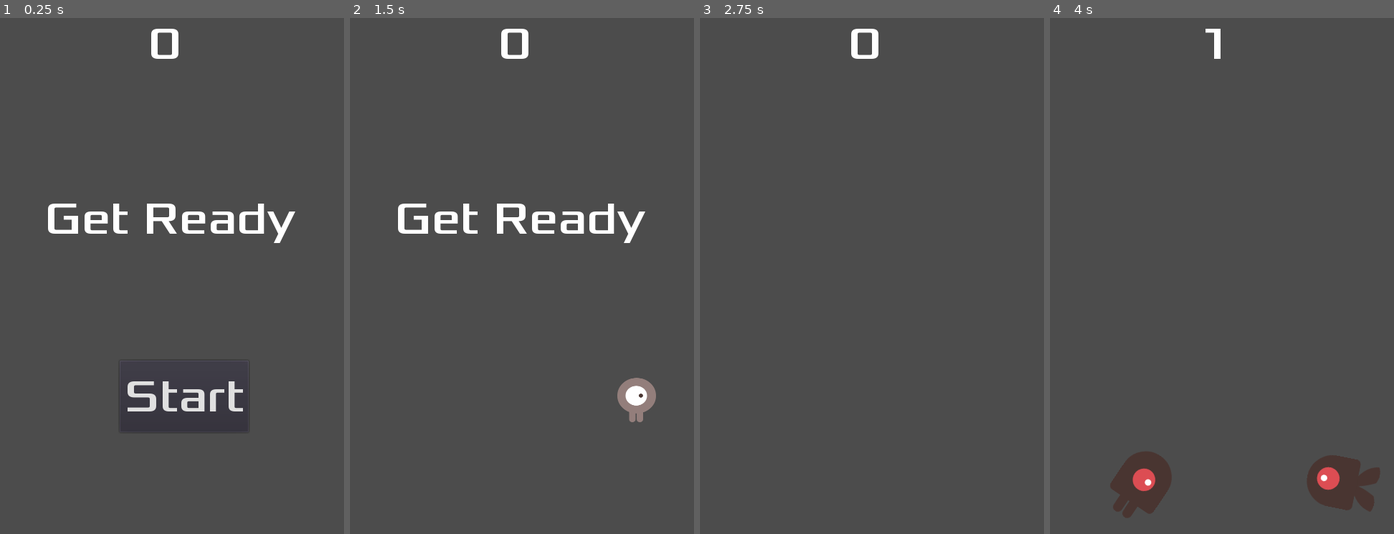
Above: before the commit, frames 1-4 (left to right).
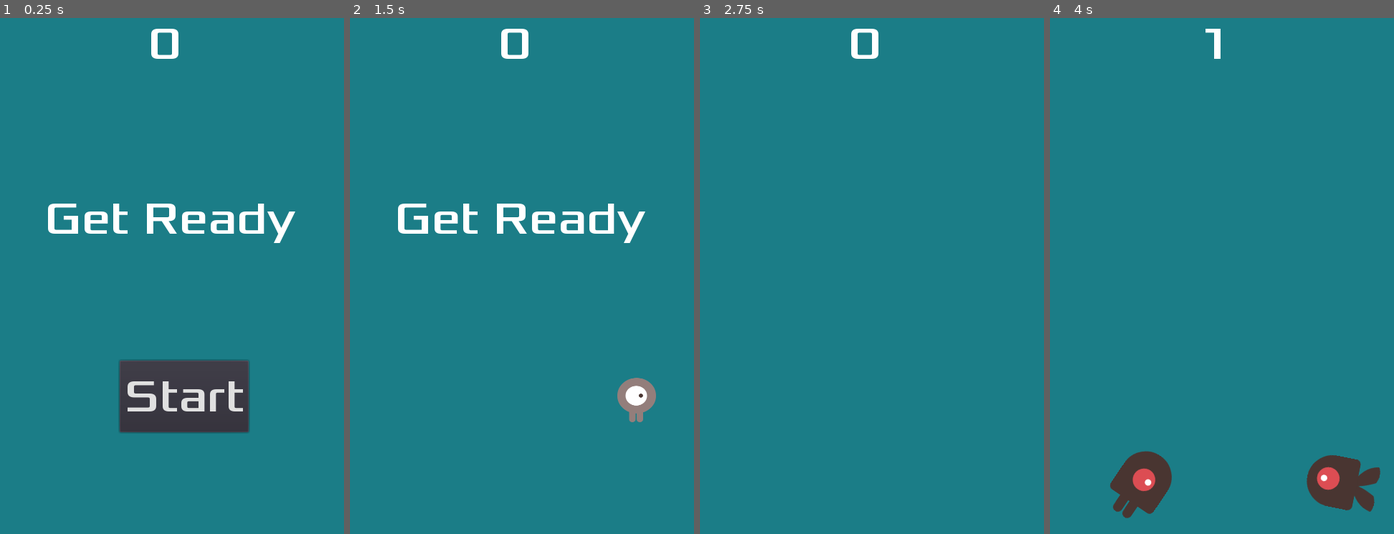
Above: after the commit, the same moments.

Repository: Joeldark15/Dodge-the-Creeps
Game: Godot game, scene res://Main.tscn
Two runs of this game, one before a commit and one after it. Both use one fixed random seed, a clock stepped at 60 frames per second and the inputs below.
Inputs:
- Up to frame 1 (0.25 s): no input
- Up to frame 2 (1.5 s): click "Start" at 0.5 s; tap Enter at 1.25 s; hold D (move_right) from 1.28 s (still down)
- Up to frame 3 (2.75 s): release D (move_right) at 2.03 s; hold S (move_down) from 2.03 s (still down)
- Up to frame 4 (4 s): release S (move_down) at 2.78 s; hold D (move_right) 2.78-3.53 s; hold W (move_up) from 3.53 s (still down)

The runs differ from the first frame. In frame 1, 93% of the frame differs, in the area x 0-100%, y 0-100%; in frame 2, 97%; in frame 3, 100%; in frame 4, 97%.

Commit message:
[COMMIT] Canviem el fons.
[COMMIT] Canviem el fons.

Diff:
--- a/Main.tscn
+++ b/Main.tscn
@@ -10,7 +10,10 @@
 "points": PoolVector2Array( 0, 0, 0, 0, 0, 0, 0, 0, 0, 0, 480, 0, 0, 0, 0, 0, 480, 720, 0, 0, 0, 0, 0, 720, 0, 0, 0, 0, 0, 0 )
 }
 
-[node name="Main" type="Node"]
+[node name="Main" type="ColorRect"]
+anchor_right = 1.0
+anchor_bottom = 1.0
+color = Color( 0.109804, 0.494118, 0.533333, 1 )
 script = ExtResource( 2 )
 mob_scene = ExtResource( 3 )
 
